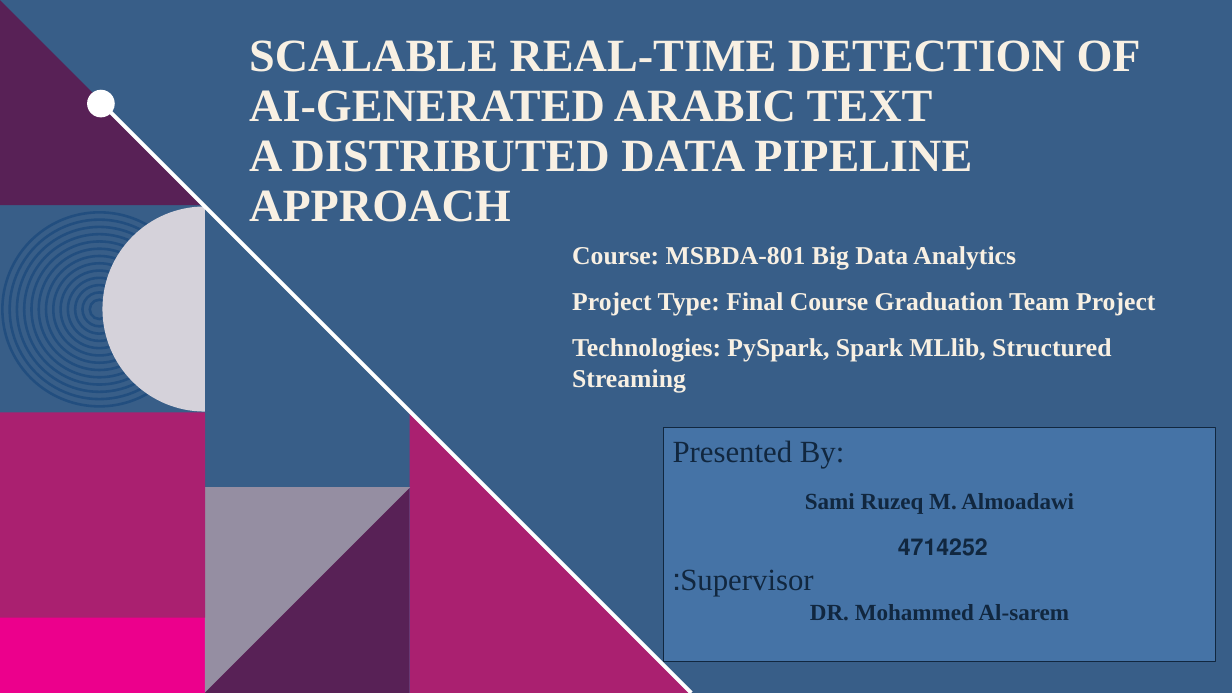
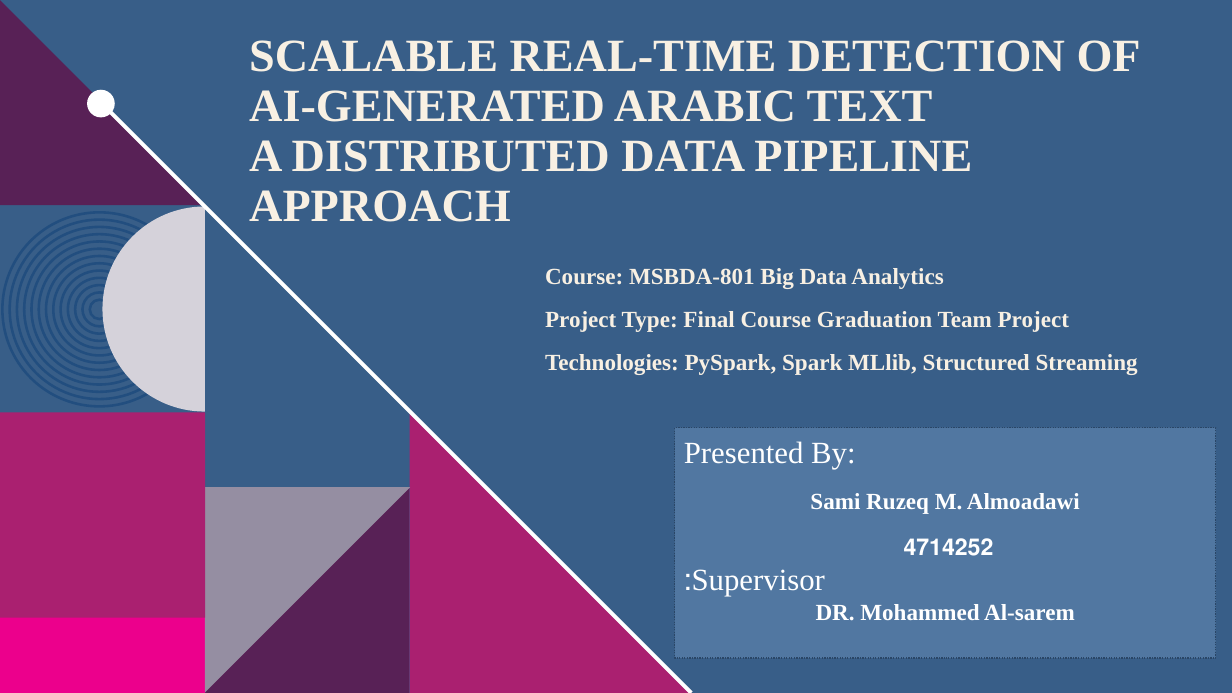
Before and after one commit to Sami-Almoadawi/MSBDA-801-Big-Data-Analytics-Project, a slide deck: slide 1 of reports/presentation/Arabic_AI_Text_Detection_Project.pptx. Drawn at 1232x693 pixels with LibreOffice and Linux fonts; fonts in the diff are those of the drawing; background and template pictures are left out. Boxes give left, top, right and bottom in pixels: in the first picture for what was removed or moved away, otherwise in the second. Text is boxed around its words. In the diff, an @@ line names an element or a change of style, - is before the commit and + after.

```diff
--- a/reports/presentation/Arabic_AI_Text_Detection_Project.pptx
+++ b/reports/presentation/Arabic_AI_Text_Detection_Project.pptx
@@ subtitle "Course: MSBDA-801 Big Data Analytics": place and size @@
-subtitle "Course: MSBDA-801 Big Data Analytics" at box(572, 246, 1155, 393)
+subtitle "Course: MSBDA-801 Big Data Analytics" at box(545, 268, 1138, 375)
@@ subtitle "Course: MSBDA-801 Big Data Analytics" at box(545, 268, 1138, 375): size 20 to 18 pt @@
@@ rectangle "Presented By:": place and size @@
-rectangle "Presented By:" at box(664, 428, 1216, 662)
+rectangle "Presented By:" at box(675, 428, 1215, 658)
@@ rectangle "Presented By:" at box(675, 428, 1215, 658): text colour #112740 to #FFFFFF; fill #5A93D3 at 40% opacity to #789EC7 at 40% opacity; outline #112740 1 pt to #2A4666 1 pt dashed @@
```
Also in this commit, not shown: 3 other slides changed, 1 slide added, 7 other files.
